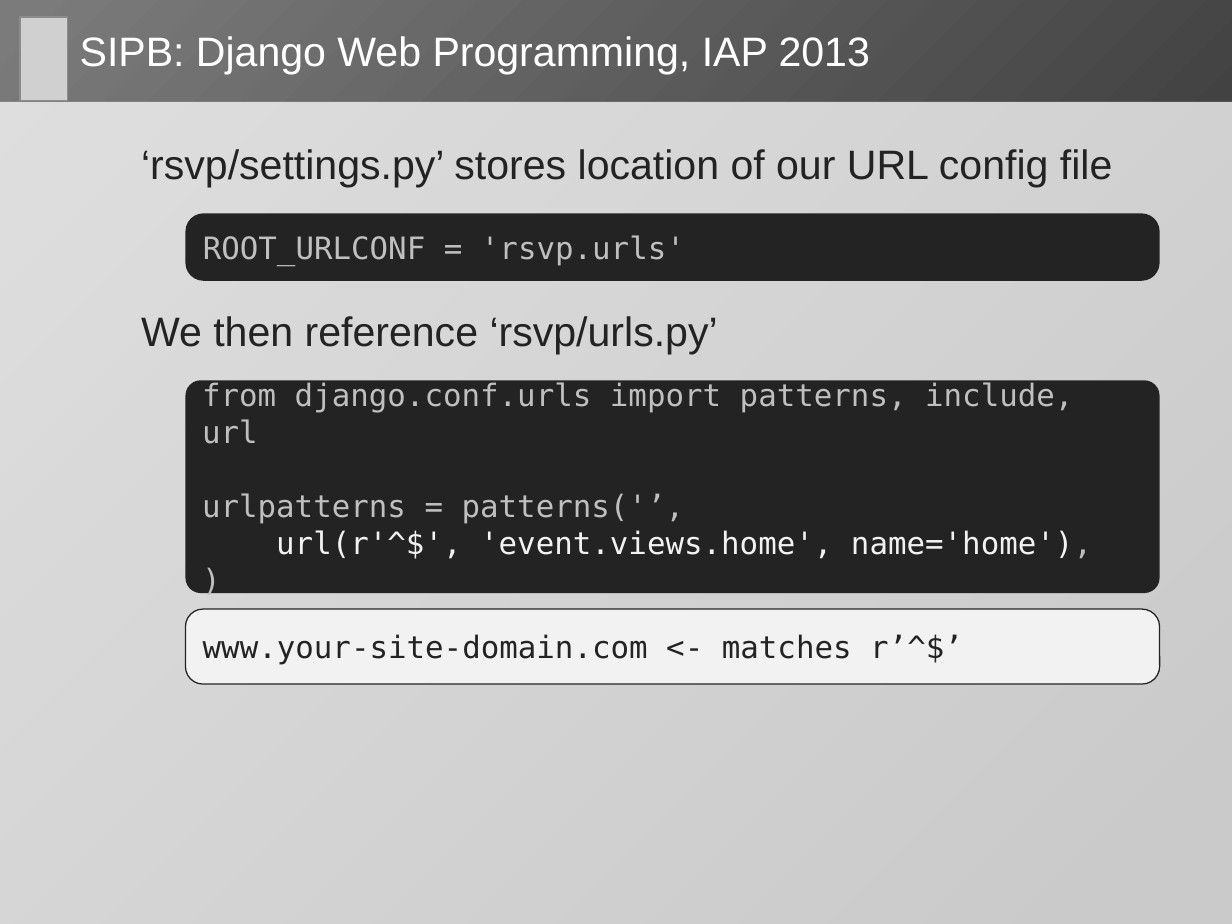
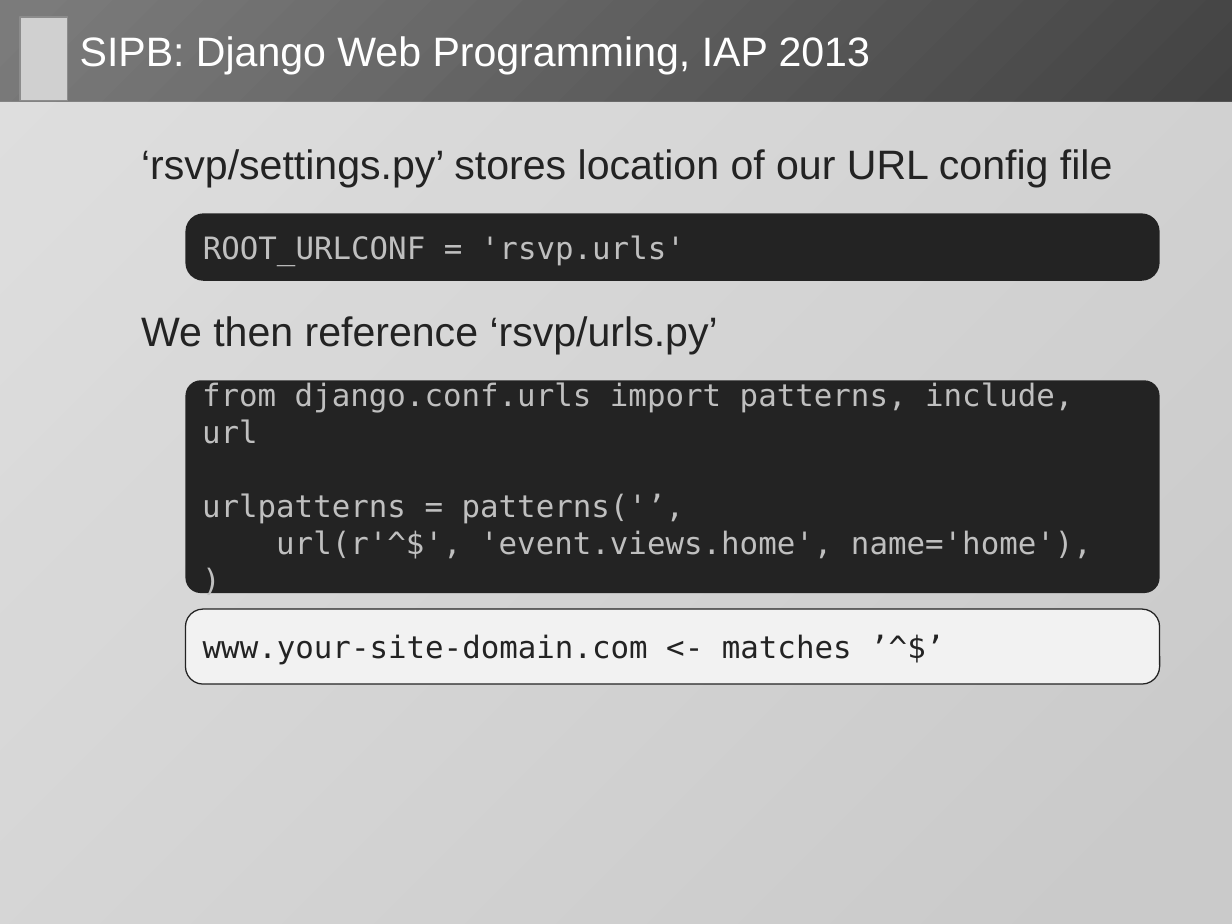
Before and after one commit to dlukeomalley/SIPB_django_class, a slide deck: slide 25 of slides/django_slides.pptx. Drawn at 1232x924 pixels with LibreOffice and Linux fonts; fonts in the diff are those of the drawing; grey boxes stand for pictures. Boxes give left, top, right and bottom in pixels: in the first picture for what was removed or moved away, otherwise in the second. Text is boxed around its words. In the diff, an @@ line names an element or a change of style, - is before the commit and + after.

```diff
--- a/slides/django_slides.pptx
+++ b/slides/django_slides.pptx
@@ text in rounded rectangle at <box>276,530,1092,559</box>: text colour #F2F2F2 to #BFBFBF in "url(r'^$', 'event.views.home', name='home')," @@
@@ text in rounded rectangle at <box>203,634,852,665</box>: text changed @@
-www.your-site-domain.com <- matches r’^$’
+www.your-site-domain.com <- matches ’^$’
```
Also in this commit, not shown: 6 other files.
